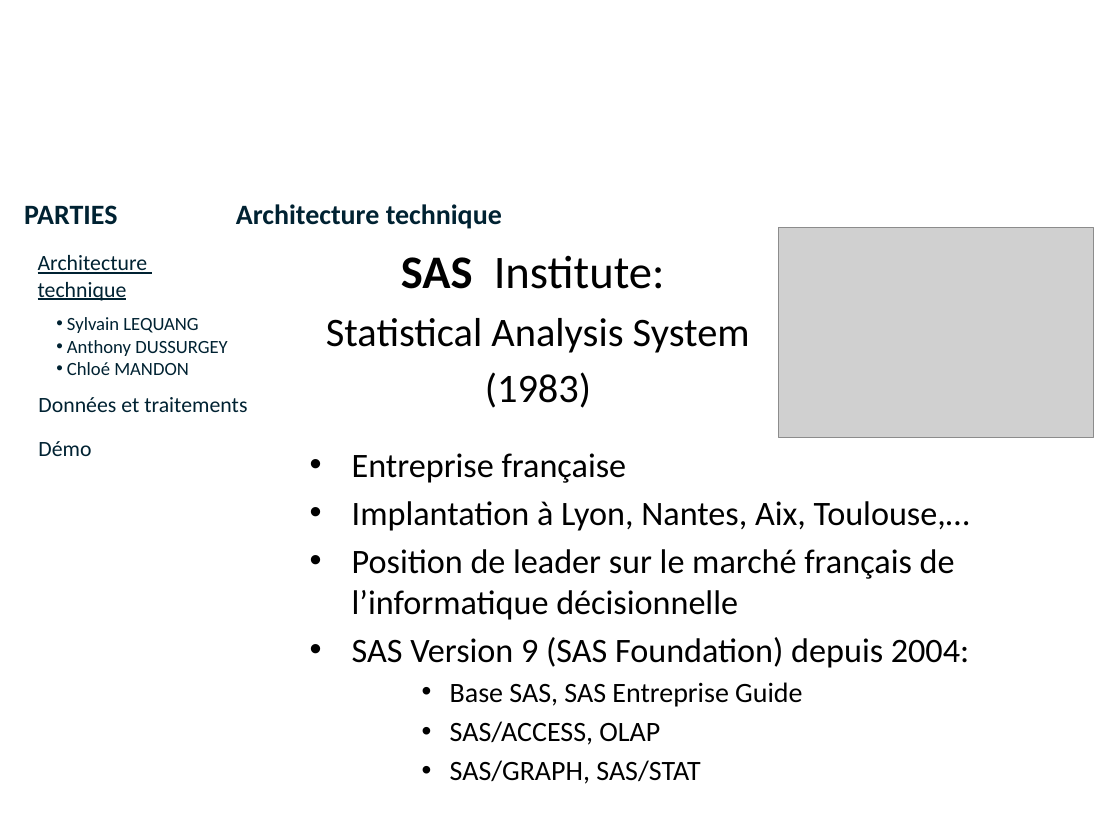
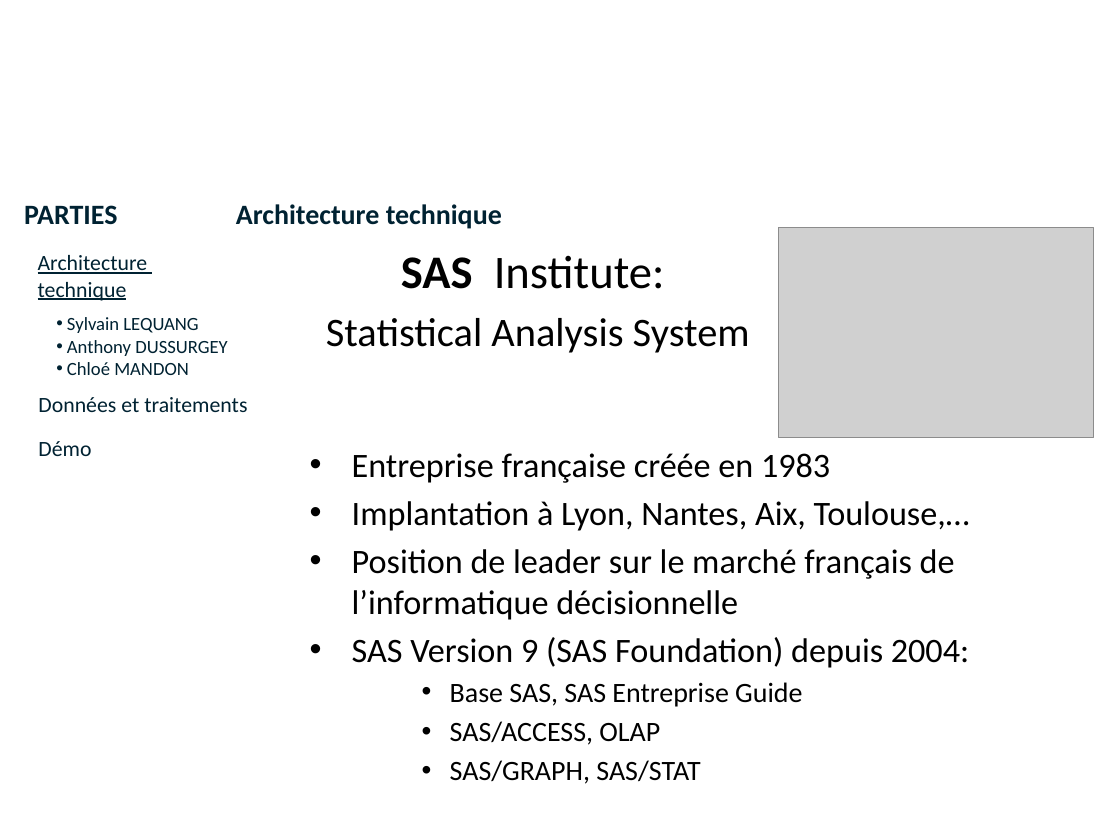
Before and after one commit to lobtec/dartiesgroupe2, a slide deck: slide 8 of PROJET/Soutenance Finale/slides_Architecture_Restitution.pptx. Drawn at 1120x840 pixels with LibreOffice and Linux fonts; fonts in the diff are those of the drawing; grey boxes stand for pictures; background and template pictures are left out. Boxes give left, top, right and bottom in pixels: in the first picture for what was removed or moved away, otherwise in the second. Text is boxed around its words. In the diff, an @@ line names an element or a change of style, - is before the commit and + after.

```diff
--- a/PROJET/Soutenance Finale/slides_Architecture_Restitution.pptx
+++ b/PROJET/Soutenance Finale/slides_Architecture_Restitution.pptx
@@ text at (x1=485, y1=372, x2=591, y2=408): paragraph removed @@
-  (1983)
@@ text at (x1=352, y1=453, x2=830, y2=483): text changed @@
-  • Entreprise française
+  • Entreprise française créée en 1983
```
Also in this commit, not shown: 9 other slides changed.
